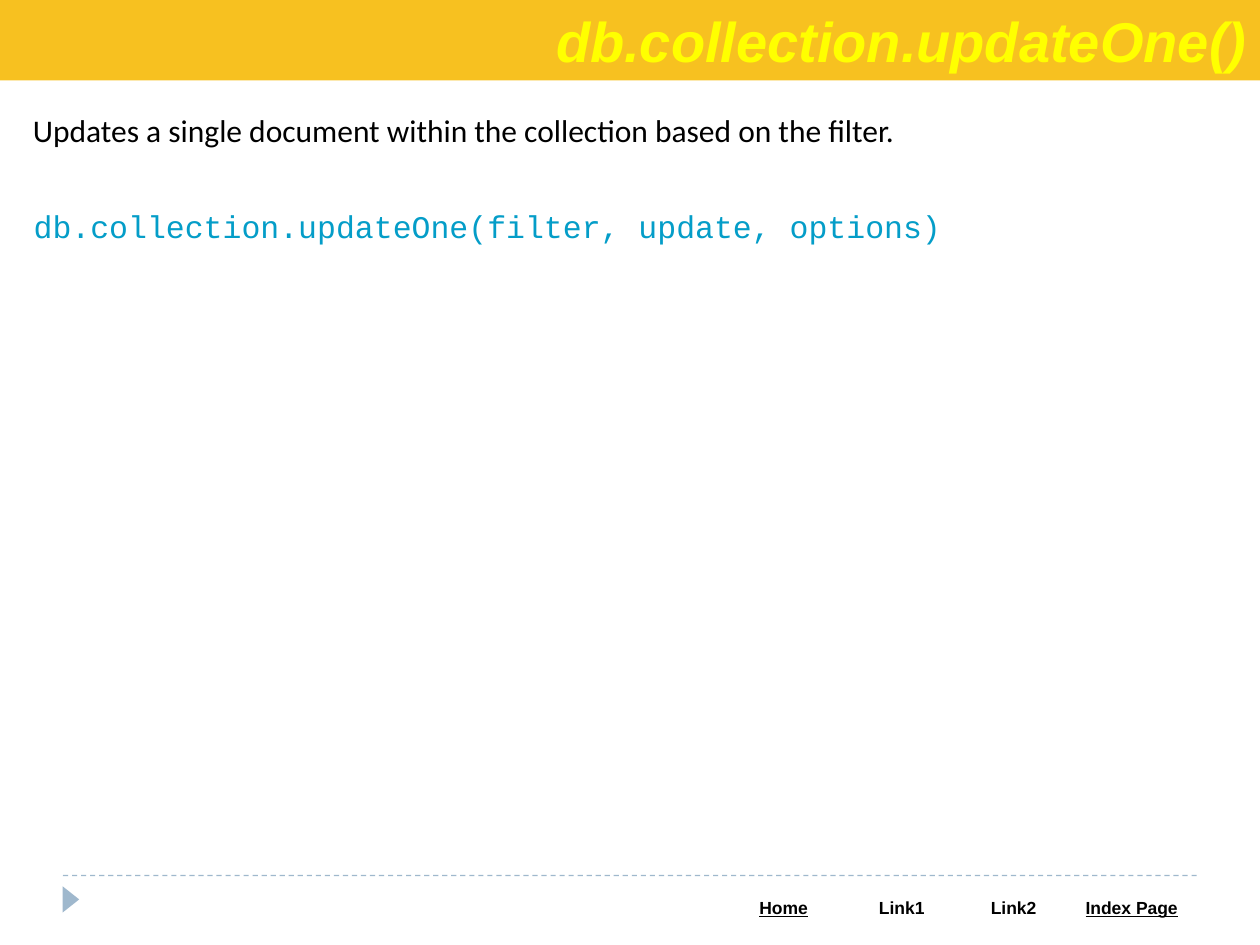
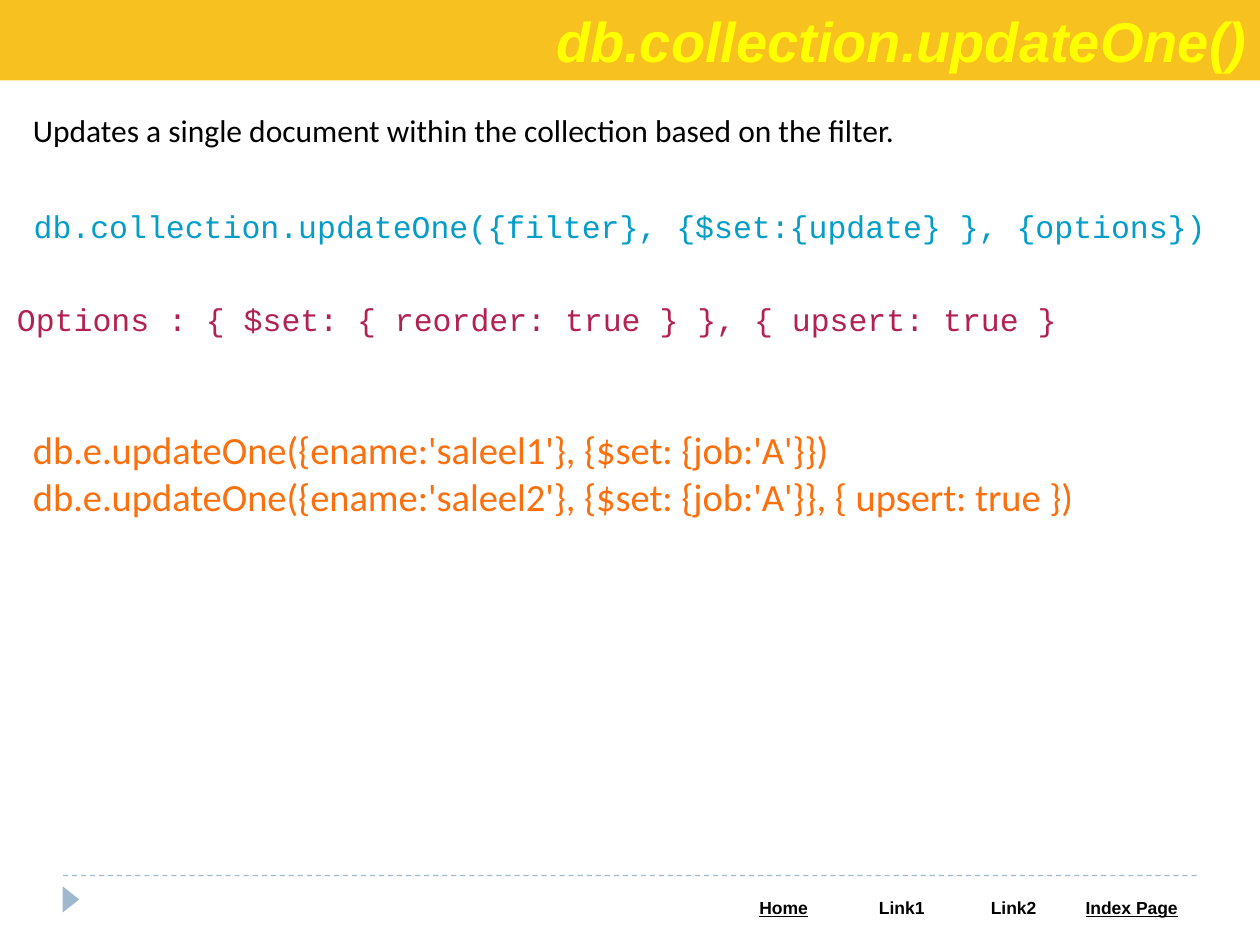
Before and after one commit to Saleel-Bagde/PPT-s, a slide deck: slide 66 of MongoDB PPT.pptx (slide 64 before the commit). Drawn at 1260x945 pixels with LibreOffice and Linux fonts; fonts in the diff are those of the drawing. Boxes give left, top, right and bottom in pixels: in the first picture for what was removed or moved away, otherwise in the second. Text is boxed around its words. In the diff, an @@ line names an element or a change of style, - is before the commit and + after.

```diff
--- a/MongoDB PPT.pptx
+++ b/MongoDB PPT.pptx
@@ text at <box>34,216,1206,245</box>: text changed @@
-db.collection.updateOne(filter, update, options)
+db.collection.updateOne({filter}, {$set:{update} }, {options})
@@ text added at <box>17,308,1019,338</box>, 18 pt, text #B22251 @@
+Options : { $set: { reorder: true } }, { upsert: true }
@@ text added at <box>33,436,1041,518</box>, 22 pt, text #FC6F0D @@
+db.e.updateOne({ename:'saleel1'}, {$set: {job:'A'}})
+db.e.updateOne({ename:'saleel2'}, {$set: {job:'A'}}, { upsert: true })
```
Also in this commit, not shown: 4 slides added.
